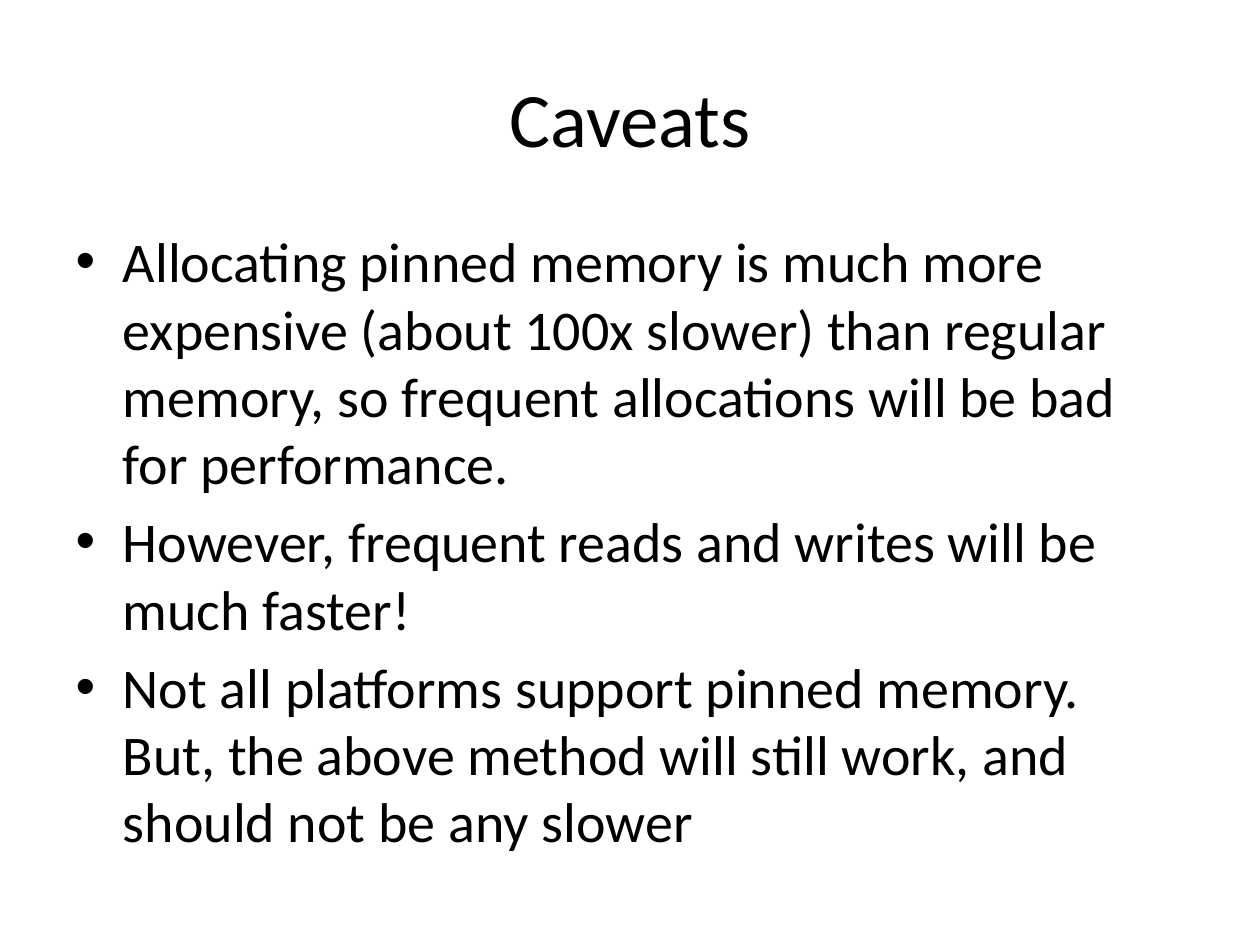
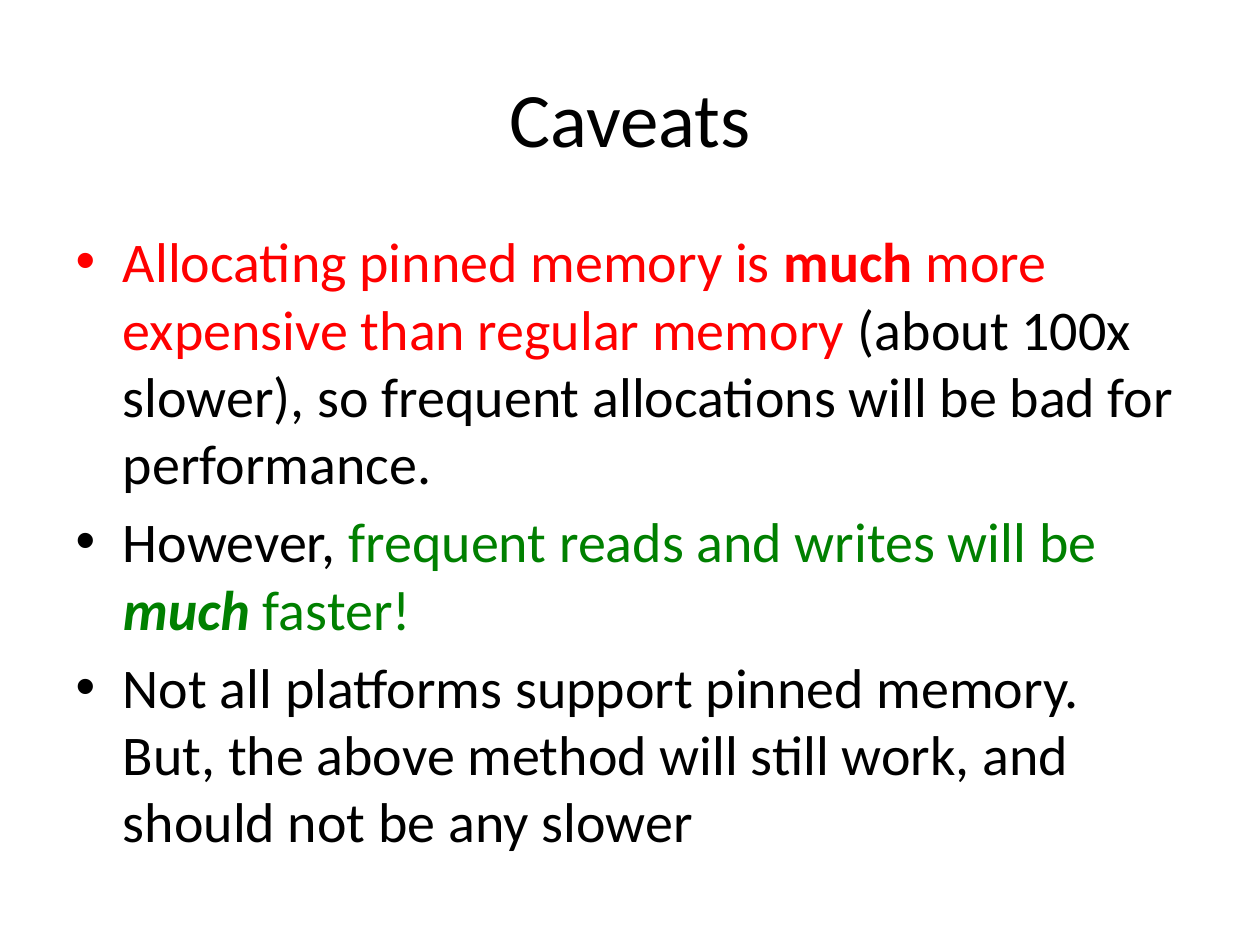
Before and after one commit to UoB-HPC/opencl-training-code, a slide deck: slide 24 of slides/advanced_part1.pptx. Drawn at 1260x945 pixels with LibreOffice and Linux fonts; fonts in the diff are those of the drawing. Boxes give left, top, right and bottom in pixels: in the first picture for what was removed or moved away, otherwise in the second. Text is boxed around its words. In the diff, an @@ line names an element or a change of style, - is before the commit and + after.

```diff
--- a/slides/advanced_part1.pptx
+++ b/slides/advanced_part1.pptx
@@ text at [123,242,1173,493]: text changed @@
-• Allocating pinned memory is much more expensive (about 100x slower) than regular memory, so frequent allocations will be bad for performance.
+• Allocating pinned memory is much more expensive than regular memory (about 100x slower), so frequent allocations will be bad for performance.
@@ text at [123,523,1096,631]: text colour #000000 to #008000 in "frequent reads and writes will be much ..."; bold on, italic on in "much" @@
```
Also in this commit, not shown: 3 other slides changed, 1 slide added.
